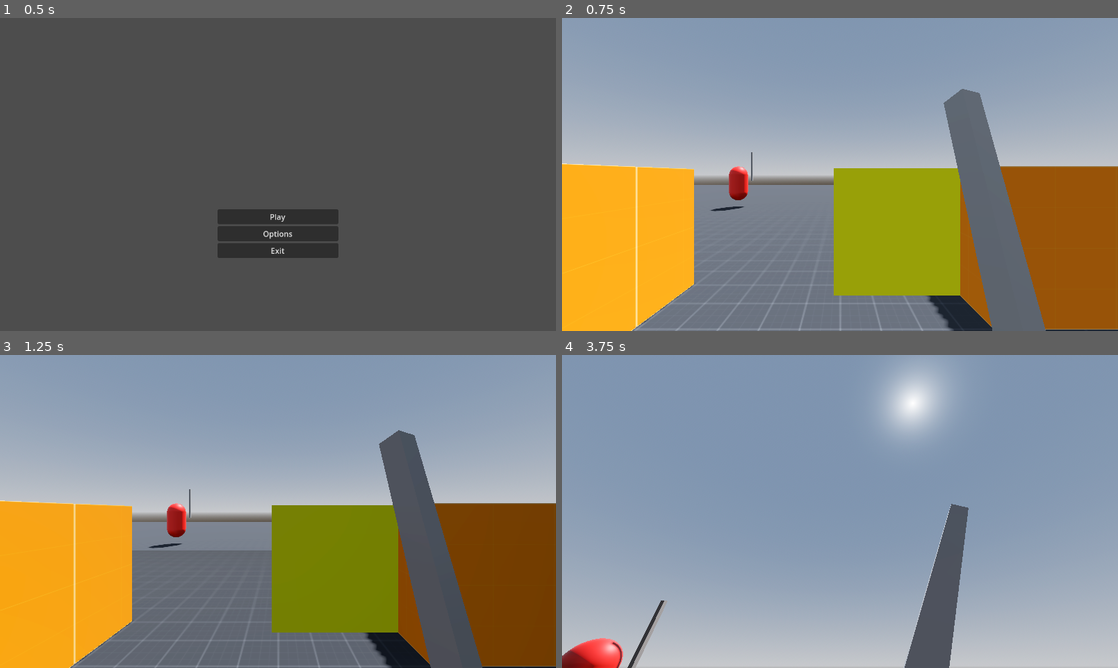
Above: before the commit, frames 1-4 (two rows, left to right).
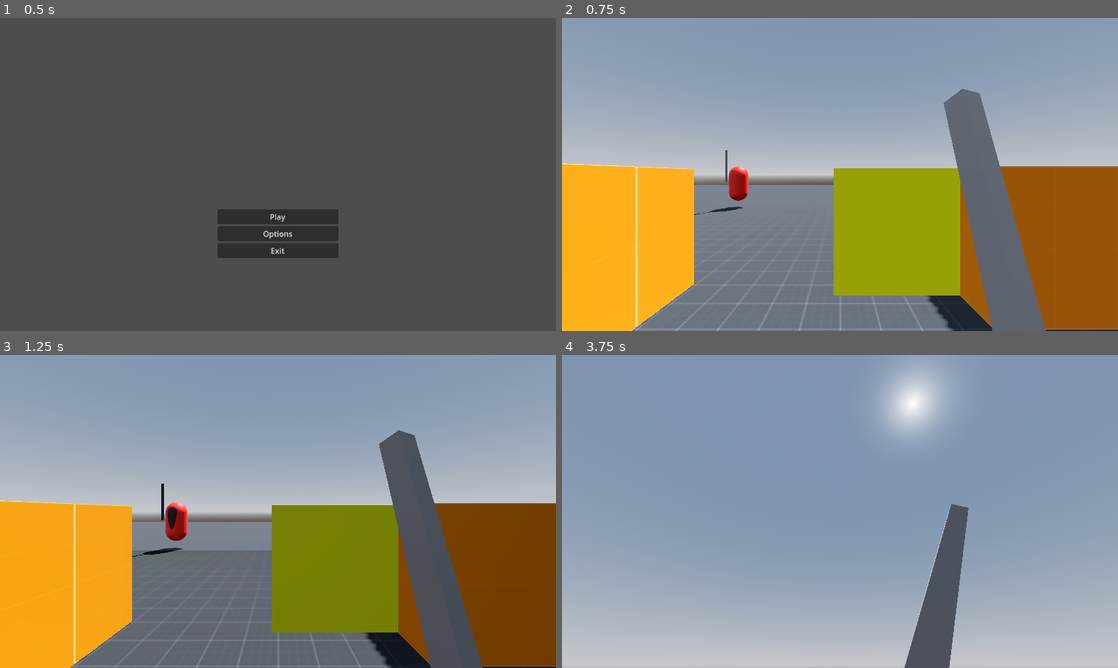
Above: after the commit, the same moments.

Repository: BlackOwlHU/ProjectParry
Game: Godot game, scene res://scenes/menu.tscn
Same seed, same stepped clock (60 frames per second), same inputs: the game is played once before the commit and once after it.
Inputs (mouse positions are in pixels of both pictures, inside the frame that each line leads up to):
- Up to frame 1 (0.5 s): no input
- Up to frame 2 (0.75 s): click "Play" at 0.5 s
- Up to frame 3 (1.25 s): no input
- Up to frame 4 (3.75 s): tap Enter (ui_accept) at 1.25, 1.52, 2.27 s; move the mouse to (867, 511) at 1.27 s; hold W (Forward) from 1.28 s (still down); click (867, 511) at 1.35 s; move the mouse to (812, 511) at 2.02 s; click (812, 511) at 2.1 s; move the mouse to (851, 505) at 2.77 s; click (851, 505) at 2.85 s; move the mouse to (834, 517) at 3.52 s; click (834, 517) at 3.6 s

Frame 1 is identical in both runs. In frame 2, 0.1% of the frame differs, in the area x 23-35%, y 42-63%; in frame 3, 0.5%; in frame 4, 1.1%, in the area x 0-19%, y 78-100%.

Commit message:
Started moving 1 TIME

Diff:
--- a/characters/basic_sword_enemy.tscn
+++ b/characters/basic_sword_enemy.tscn
@@ -41,3 +41,4 @@
 shape = SubResource("ConvexPolygonShape3D_8ugw7")
 
 [node name="NavigationAgent3D" type="NavigationAgent3D" parent="."]
+path_height_offset = 0.1
--- a/characters/player.tscn
+++ b/characters/player.tscn
@@ -144,7 +144,7 @@
 "idle": SubResource("Animation_k08vk")
 }
 
-[node name="Player" type="CharacterBody3D" node_paths=PackedStringArray("CAMERA_CONTROLLER")]
+[node name="Player" type="CharacterBody3D" node_paths=PackedStringArray("CAMERA_CONTROLLER") groups=["Player"]]
 script = ExtResource("1_ndm3o")
 CAMERA_CONTROLLER = NodePath("CameraController/Camera3D")
 
--- a/project.godot
+++ b/project.godot
@@ -23,6 +23,10 @@
 
 window/stretch/mode="viewport"
 window/stretch/aspect="expand"
+
+[global_group]
+
+Player=""
 
 [input]
 
--- a/scripts/basic_sword_enemy.gd
+++ b/scripts/basic_sword_enemy.gd
@@ -3,15 +3,21 @@
 @onready var ai = true
 @onready var nav_agent = $NavigationAgent3D
 @export var SPEED = 3.0
+@onready var player = get_tree().get_first_node_in_group("Player")
 
+func update():
+	var i = 1
+	while i > 0:
+		update_target_location()
 
 func _physics_process(delta: float) -> void:
+	look_at(player.position)
 	var current_location = global_transform.origin
-	var next_location = nav_agent.get_next_path_position()
+	var next_location = nav_agent.get_next_path_position()-global_position
+	next_location.normalized()
 	var new_velocity = (next_location - current_location).normalized() * SPEED
-
 	velocity = velocity.move_toward(new_velocity, .25)
 	move_and_slide()
 
-func update_target_location(target_location) -> void :
-	nav_agent.target_position = target_location
+func update_target_location() -> void :
+	nav_agent.target_position = player.global_transform.origin
--- a/world.gd
+++ b/world.gd
@@ -1,6 +1,3 @@
 extends Node3D
 
 @onready var player = $Player
-
-func _physics_process(delta: float) -> void:
-	get_tree().call_group("enemy", "update_target_location", player.global_transform.origin)
